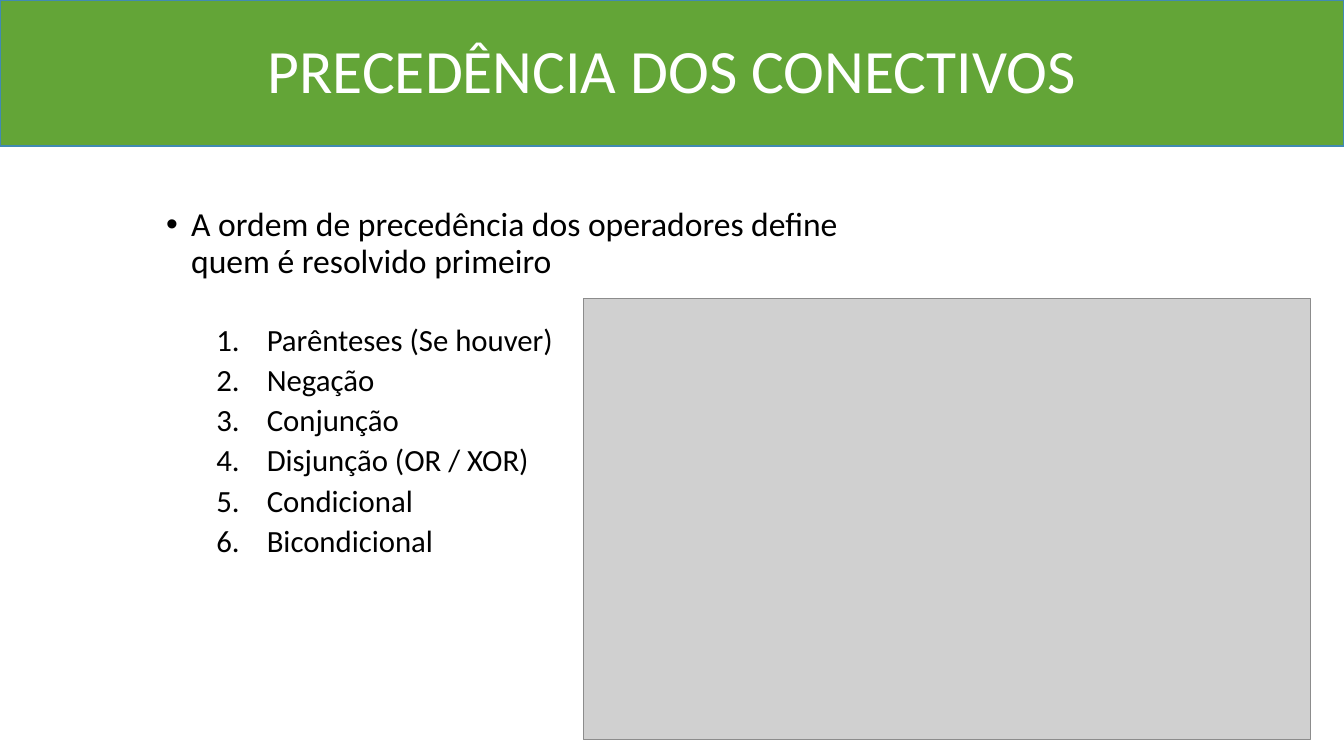
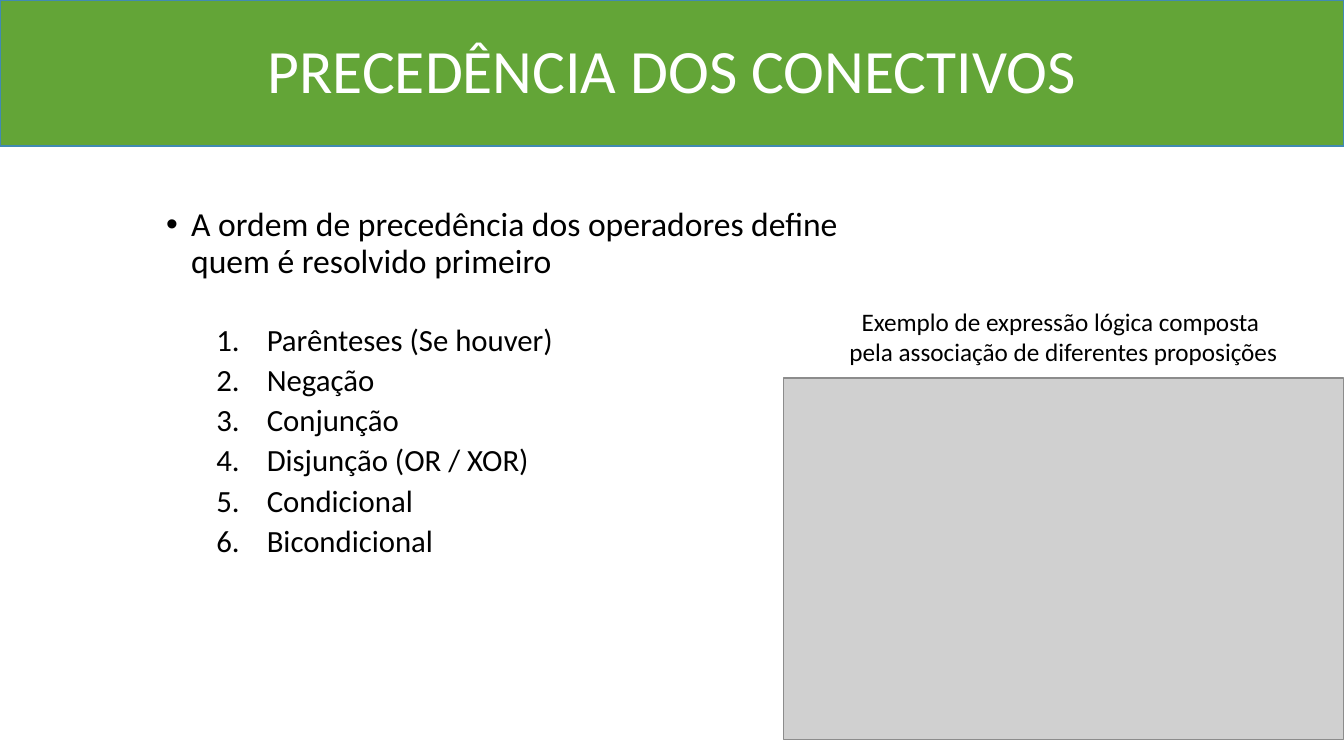
Before and after one commit to Marcio-Salmazo/Aulas, a slide deck: slide 25 of UNIUBE-MD/Teoria_MD.pptx. Drawn at 1344x756 pixels with LibreOffice and Linux fonts; fonts in the diff are those of the drawing; grey boxes stand for pictures. Boxes give left, top, right and bottom in pixels: in the first picture for what was removed or moved away, otherwise in the second. Text is boxed around its words. In the diff, an @@ line names an element or a change of style, - is before the commit and + after.

```diff
--- a/UNIUBE-MD/Teoria_MD.pptx
+++ b/UNIUBE-MD/Teoria_MD.pptx
@@ text added at box(849, 313, 1277, 366), 18 pt, text #000000 @@
+Exemplo de expressão lógica composta
+pela associação de diferentes proposições
@@ picture: place and size @@
-picture at box(584, 298, 1311, 740)
+picture at box(784, 378, 1344, 740)
```
Also in this commit, not shown: 22 other slides changed, 11 slides added, 1 slide removed, 2 other files.
